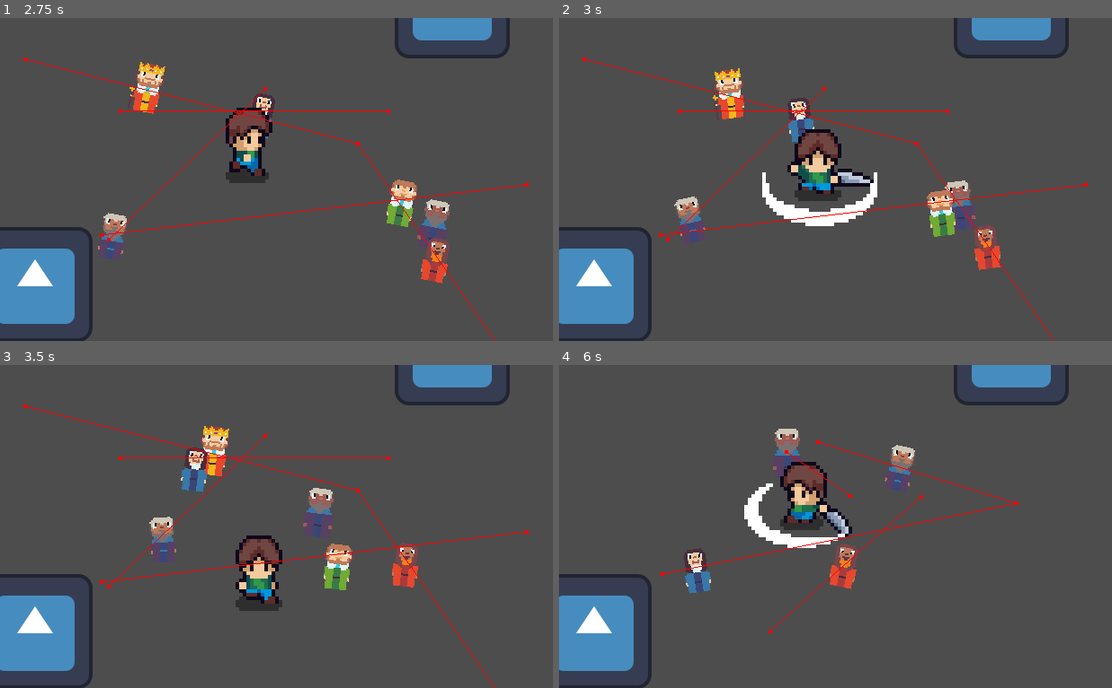
Above: before the commit, frames 1-4 (two rows, left to right).
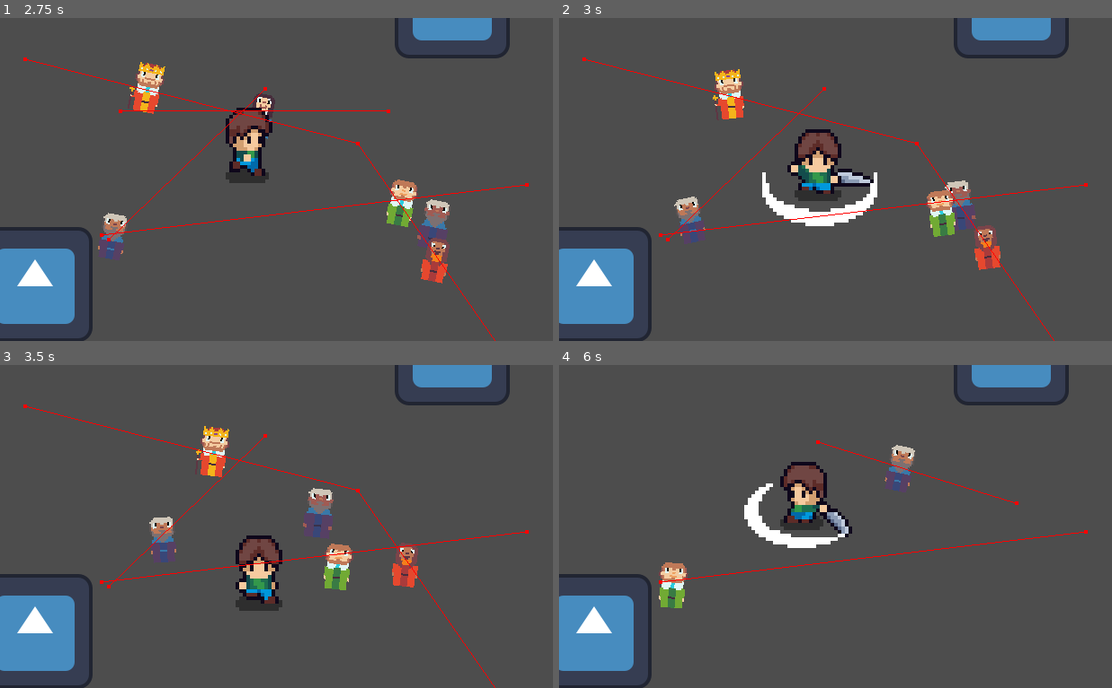
Above: after the commit, the same moments.

Repository: 1ChuckNorris1/BrackeysGameJam2026.2
Game: Godot game, scene res://Scenes/Menu_UI/MainMenu.tscn
The game is run twice, just before and just after one commit, with the same random seed, the same clock (stepped at 60 frames per second) and the same inputs. The engine's default icon, where the game draws it, is replaced by a stand-in: a white triangle on a blue panel in a dark square.
Inputs:
- Up to frame 1 (2.75 s): click "Play" at 0.5 s; click "Castle" at 1.25 s; hold Right (move_right) from 2.03 s (still down); tap J (attack) at 2.1 s
- Up to frame 2 (3 s): release Right (move_right) at 2.78 s; hold S (move_down) from 2.78 s (still down); tap J (attack) at 2.85 s
- Up to frame 3 (3.5 s): keep holding S (move_down)
- Up to frame 4 (6 s): release S (move_down) at 3.53 s; hold Right (move_right) 3.53-4.28 s; tap J (attack) every 0.75 s from 3.6 to 5.85 s; hold W (move_up) 4.28-5.03 s; hold A (move_left) from 5.03 s (still down)

Frame 1 is identical in both runs. In frame 2, 0.6% of the frame differs, in the area x 21-75%, y 15-66%; in frame 3, 0.8%; in frame 4, 2.5%, in the area x 18-96%, y 19-84%.

Commit message:
collision shapes changes

Diff:
--- a/brackeys-game-jam-2026.2/Scenes/Player.tscn
+++ b/brackeys-game-jam-2026.2/Scenes/Player.tscn
@@ -425,7 +425,7 @@
 size = Vector2(29, 48)
 
 [sub_resource type="RectangleShape2D" id="RectangleShape2D_ulfyr"]
-size = Vector2(61, 70)
+size = Vector2(98.5, 106)
 
 [node name="Player" type="CharacterBody2D" unique_id=1244140961]
 position = Vector2(0, -37)
@@ -451,7 +451,7 @@
 [node name="Damage_component" parent="." unique_id=430981454 instance=ExtResource("4_5ixxa")]
 
 [node name="CollisionShape2D2" type="CollisionShape2D" parent="Damage_component" unique_id=1240131318]
-position = Vector2(54, 12)
+position = Vector2(-1, 23)
 shape = SubResource("RectangleShape2D_ulfyr")
 
 [connection signal="animation_finished" from="AnimatedSprite2D" to="." method="_on_animated_sprite_2d_animation_finished"]
